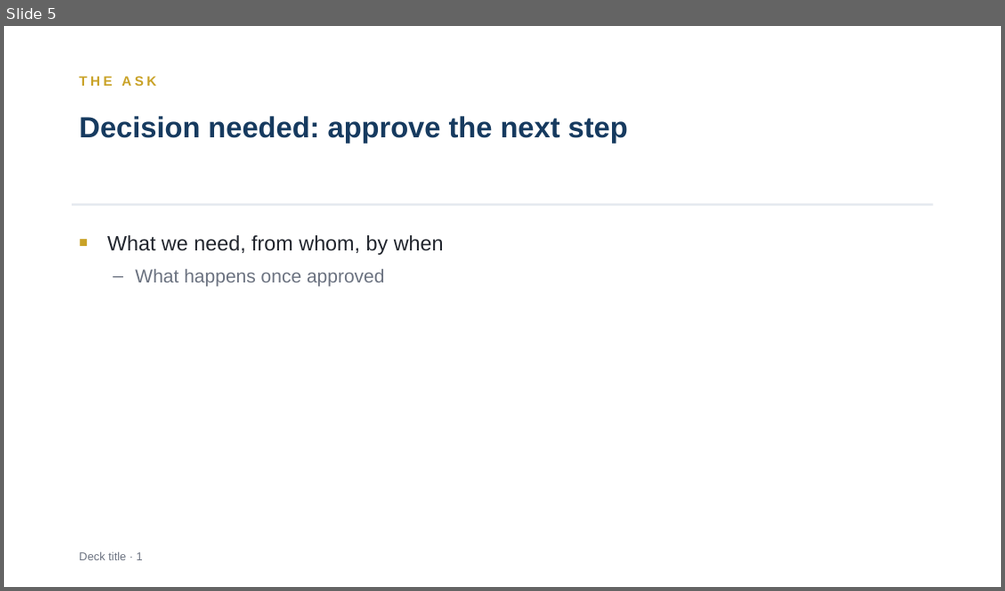
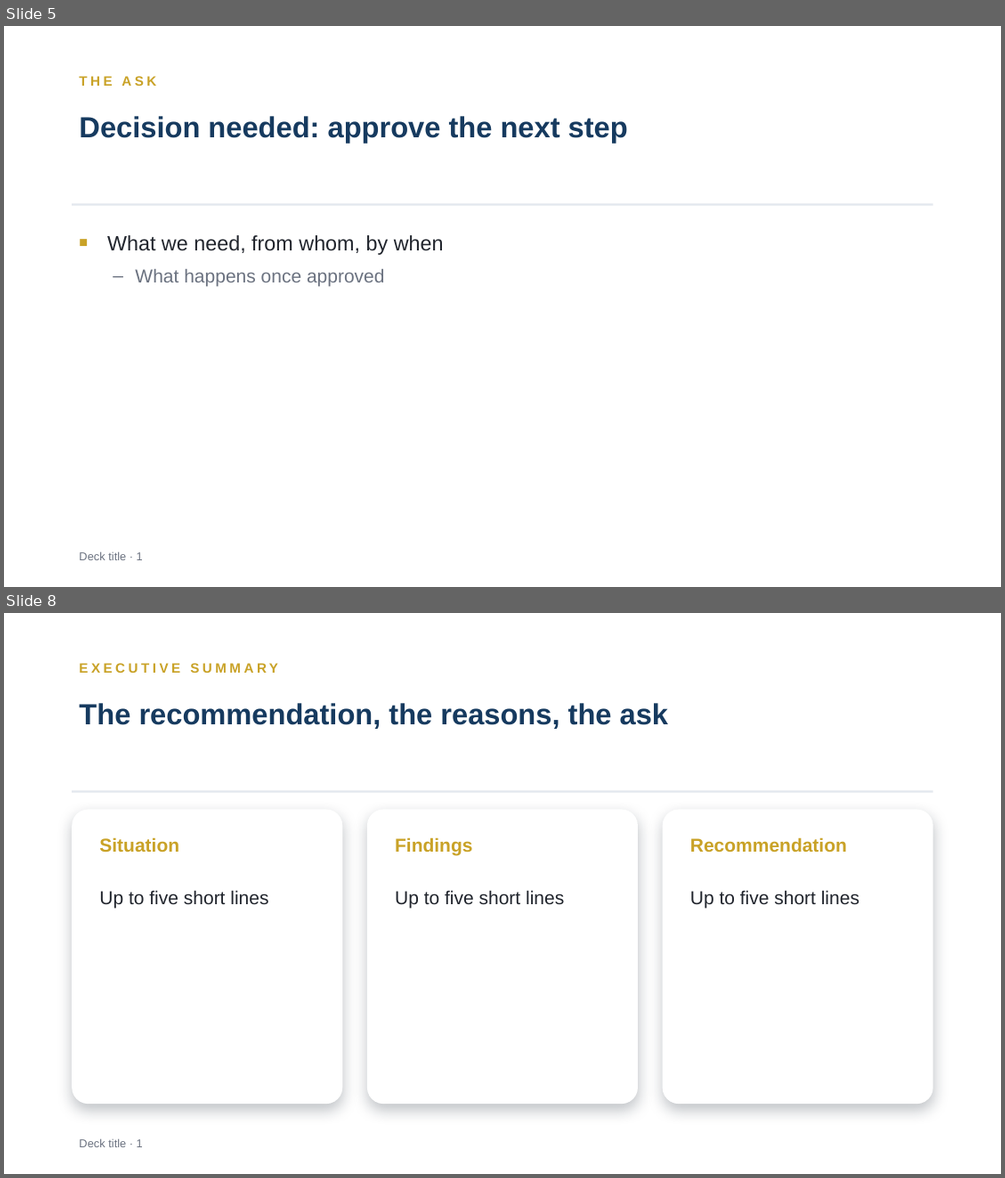
Before and after one commit to mthanhlm/vibe-production, a slide deck: skills/slide/assets/template.pptx. Shown one above the other, each under a label of ours: slide 5 before the commit, slides 5 and 8 after it; the slides between them are not shown. The pictures are 1005x591 and 1005x1178 pixels, drawn with LibreOffice and Linux fonts; fonts in the diff are those of the drawing. Boxes give left, top, right and bottom in pixels: in the first picture for what was removed or moved away, otherwise in the second. Text is boxed around its words. In the diff, an @@ line names an element or a change of style, - is before the commit and + after.

```diff
--- a/skills/slide/assets/template.pptx
+++ b/skills/slide/assets/template.pptx
@@ slide 8 added at (4,613,1001,1174), background #FFFFFF @@
@@ text added at (79,663,278,673), 13 pt, text #C9A227, bold @@
+EXECUTIVE SUMMARY
@@ text added at (79,703,668,729), 28 pt, text #163A5F, bold @@
+The recommendation, the reasons, the ask
@@ rectangle added at (72,790,933,793), fill #E3E7EE @@
@@ rounded rectangle added at (72,809,343,1103), fill #FFFFFF @@
@@ rounded rectangle added at (367,809,638,1103), fill #FFFFFF @@
@@ rounded rectangle added at (663,809,933,1103), fill #FFFFFF @@
@@ text added at (99,837,179,852), 18 pt, text #C9A227, bold @@
+Situation
@@ text added at (395,837,472,856), 18 pt, text #C9A227, bold @@
+Findings
@@ text added at (690,837,847,852), 18 pt, text #C9A227, bold @@
+Recommendation
@@ text added at (99,890,268,908), 18 pt, text #20242C @@
+Up to five short lines
@@ text added at (395,890,564,908), 18 pt, text #20242C @@
+Up to five short lines
@@ text added at (690,890,859,908), 18 pt, text #20242C @@
+Up to five short lines
@@ text added at (79,1139,143,1147), 11 pt, text #6B7280 @@
+Deck title · 1
```
Also in this commit, not shown: 11 other slides added, 25 other files.
